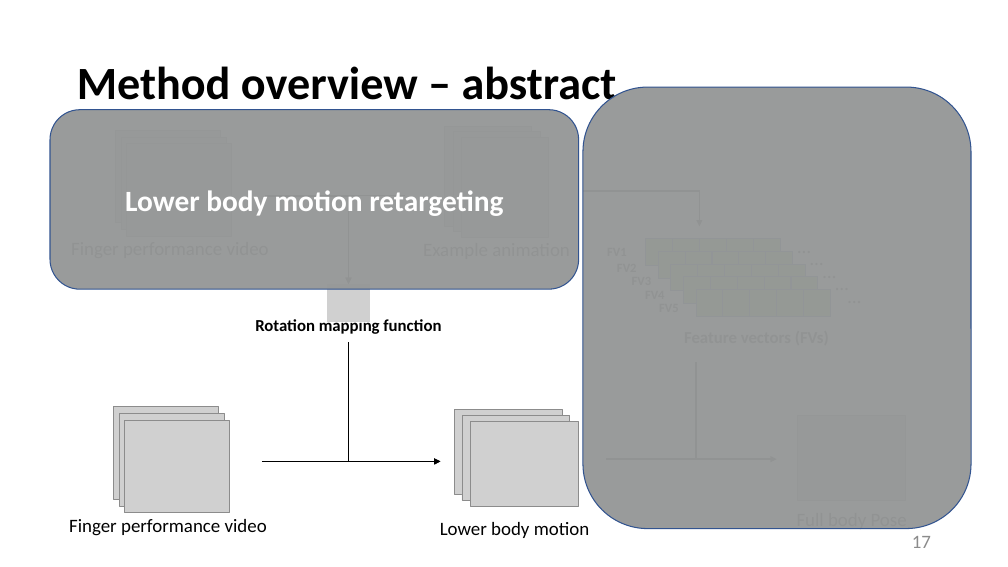
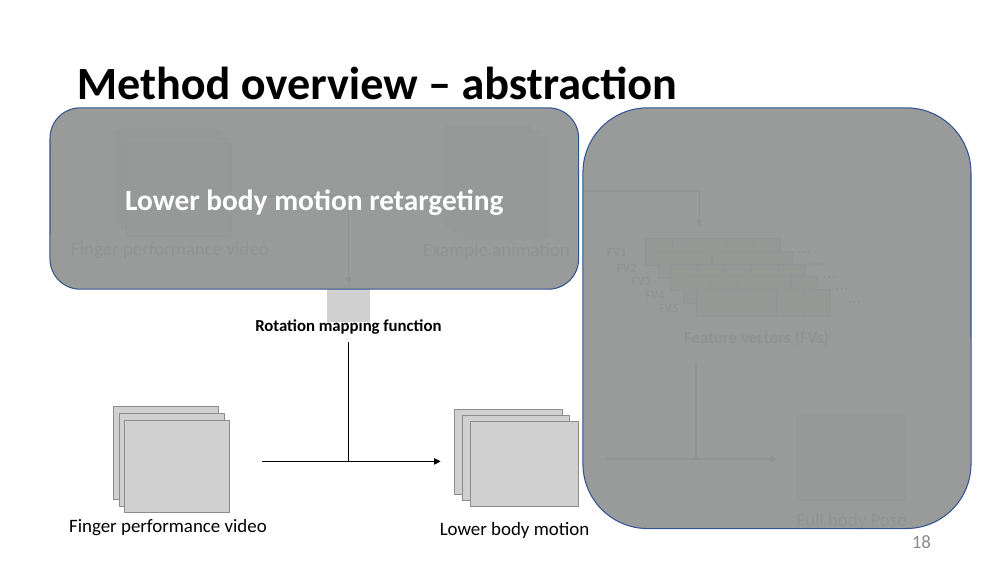
Before and after one commit to Louislar/MotionStyleTransferInHand, a slide deck: slide 18 of thesisFigs/thesis_slide.pptx (slide 17 before the commit). Drawn at 1008x567 pixels with LibreOffice and Linux fonts; fonts in the diff are those of the drawing; grey boxes stand for pictures. Boxes give left, top, right and bottom in pixels: in the first picture for what was removed or moved away, otherwise in the second. Text is boxed around its words. In the diff, an @@ line names an element or a change of style, - is before the commit and + after.

```diff
--- a/thesisFigs/thesis_slide.pptx
+++ b/thesisFigs/thesis_slide.pptx
@@ title at [77,66,677,111]: text changed @@
-Method overview – abstract
+Method overview – abstraction
@@ rounded rectangle: place and size @@
-rounded rectangle at [583,87,971,529]
+rounded rectangle at [583,108,971,529]
@@ page number at [912,535,931,548]: text changed @@
-17
+18
```
Also in this commit, not shown: 9 other slides changed, 3 slides added.
